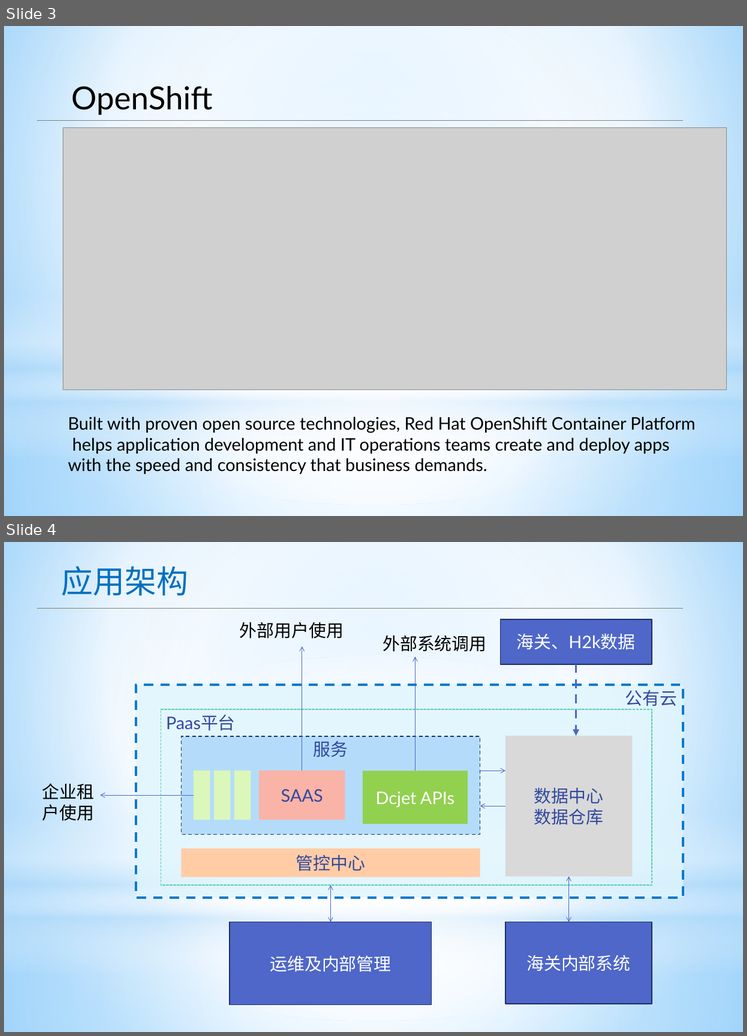
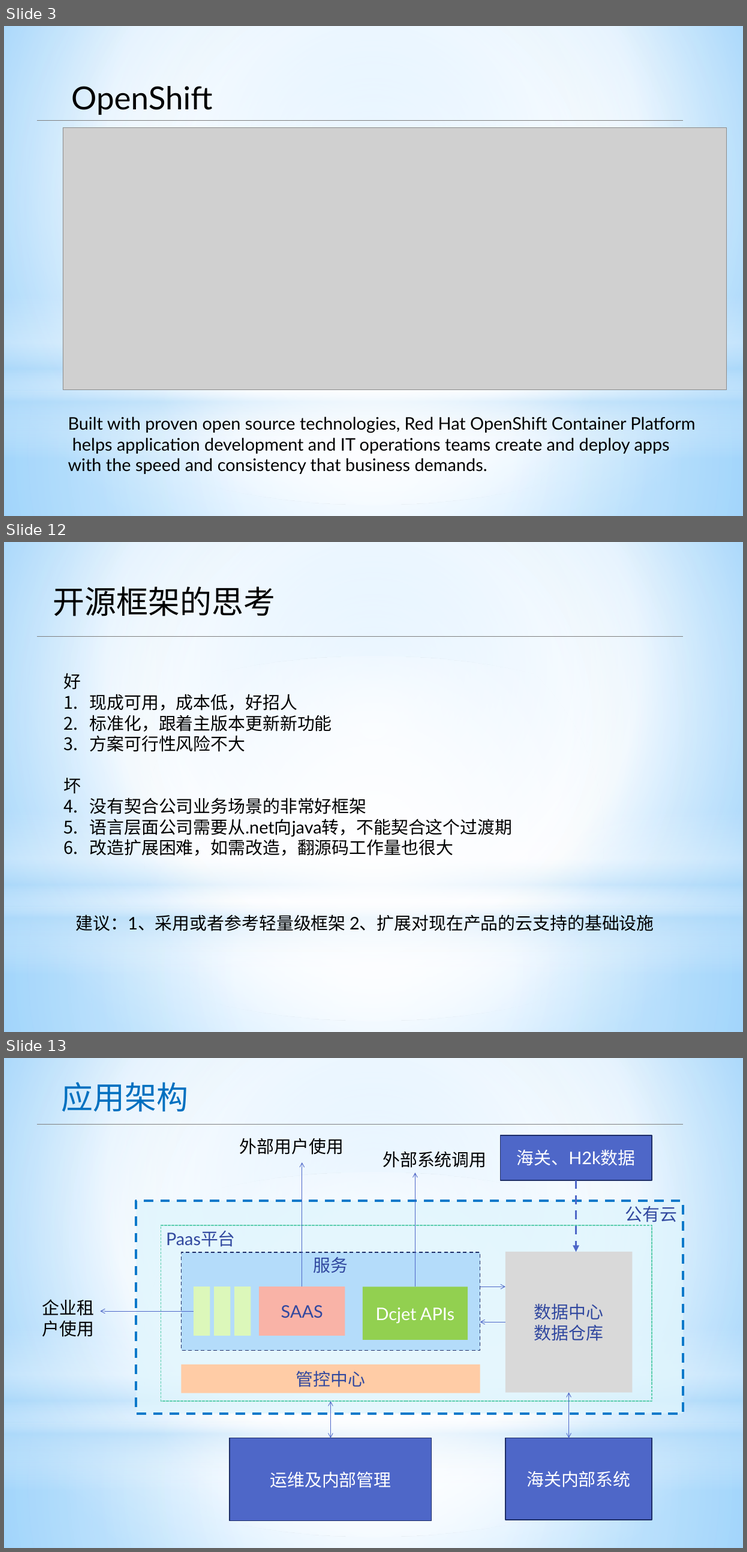
Before and after one commit to apporoad/DesignAndScheme2017, a slide deck: c云服务架构/Saas&Paas架构设计.pptx. Shown one above the other, each under a label of ours: slides 3 and 4 before the commit, slides 3, 12 and 13 after it; the slides between them are not shown. The pictures are 747x1036 and 747x1552 pixels, drawn with LibreOffice and Linux fonts; fonts in the diff are those of the drawing; grey boxes stand for pictures. Boxes give left, top, right and bottom in pixels: in the first picture for what was removed or moved away, otherwise in the second. Text is boxed around its words. In the diff, an @@ line names an element or a change of style, - is before the commit and + after.

```diff
--- a/c云服务架构/Saas&Paas架构设计.pptx
+++ b/c云服务架构/Saas&Paas架构设计.pptx
@@ slide 12 added at (4,542,743,1032), background gradient #9ED5FF to #FFFFFF to #5BB9FF; not listed: 4 template elements that a slide beside it also shows @@
@@ text added at (53,586,276,616), 44 pt, text #000000 @@
+开源框架的思考
@@ line added from (37, 636) to (683, 636), #808080 0.75 pt @@
@@ text added at (63,673,513,856), 24 pt, text #000000 @@
+好
+1. 现成可用，成本低，好招人
+2. 标准化，跟着主版本更新新功能
+3. 方案可行性风险不大
+坏
+1. 没有契合公司业务场景的非常好框架
+2. 语言层面公司需要从.net向java转，不能契合这个过渡期
+3. 改造扩展困难，如需改造，翻源码工作量也很大
@@ text added at (76,912,654,934), 24 pt, text #000000 @@
+建议：1、采用或者参考轻量级框架 2、扩展对现在产品的云支持的基础设施
@@ what was slide 4 is now slide 13 @@
```
Also in this commit, not shown: 1 slide changed, 8 other slides added.
